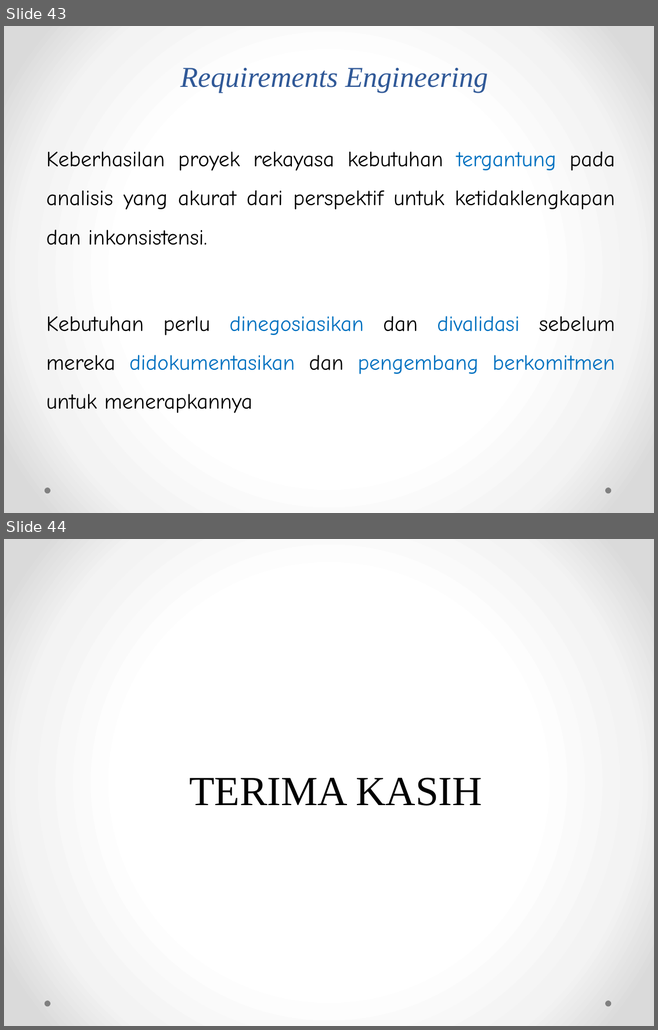
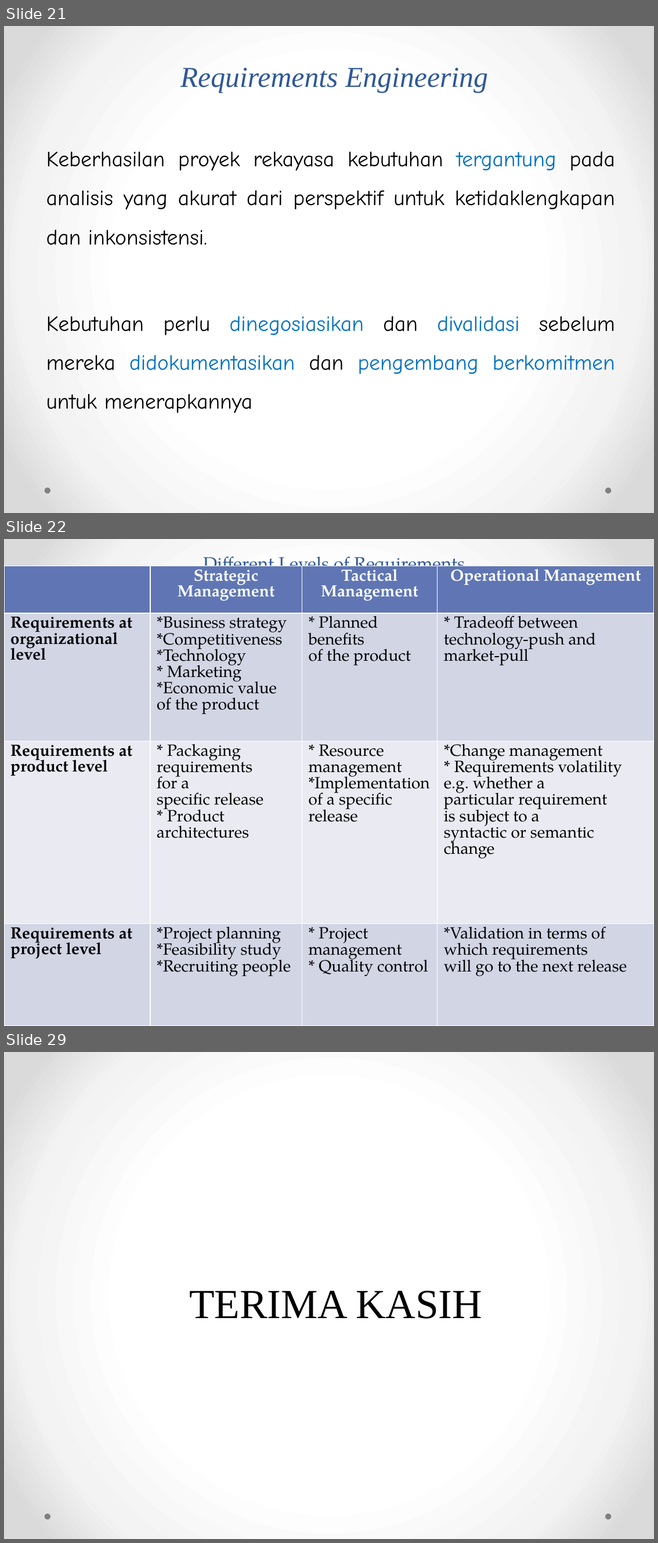
Before and after one commit to weztcy/Semester-6, a slide deck: Rekayasa Kebutuhan Perangkat Lunak - A11.4601/2. Requirements Classification - Software Requirement Engineering - Teknik Informatika S1.pptx. Shown one above the other, each under a label of ours: slides 43 and 44 before the commit, slides 21, 22 and 29 after it; the slides between them are not shown. The pictures are 658x1030 and 658x1543 pixels, drawn with LibreOffice and Linux fonts; fonts in the diff are those of the drawing. Boxes give left, top, right and bottom in pixels: in the first picture for what was removed or moved away, otherwise in the second. Text is boxed around its words. In the diff, an @@ line names an element or a change of style, - is before the commit and + after.

```diff
--- a/Rekayasa Kebutuhan Perangkat Lunak - A11.4601/2. Requirements Classification - Software Requirement Engineering - Teknik Informatika S1.pptx
+++ b/Rekayasa Kebutuhan Perangkat Lunak - A11.4601/2. Requirements Classification - Software Requirement Engineering - Teknik Informatika S1.pptx
@@ slide 22 added at [4,539,654,1026], background gradient #FFFFFF to #F4F4F4 to #DADADA; not listed: 2 template elements that a slide beside it also shows @@
@@ title added at [203,551,465,577], 20 pt, text #2F5897 @@
+Different Levels of Requirements
@@ table added at [4,566,653,1026], 4 rows, 4 columns @@
+ | Strategic Management | Tactical Management | Operational Management
+Requirements at / organizational / level | *Business strategy / *Competitiveness / *Technology / * Marketing / *Economic value / of the product | * Planned benefits / of the product | * Tradeoff between / technology-push and / market-pull
+Requirements at / product level | * Packaging requirements / for a / specific release / * Product architectures | * Resource management / *Implementation / of a specific release | *Change management / * Requirements volatility / e.g. whether a / particular requirement / is subject to a / syntactic or semantic / change
+Requirements at / project level | *Project planning / *Feasibility study / *Recruiting people | * Project management / * Quality control | *Validation in terms of / which requirements / will go to the next release
@@ what was slide 43 is now slide 21 @@
@@ what was slide 44 is now slide 29 @@
```
Also in this commit, not shown: 1 slide changed, 7 other slides added, 23 slides removed, 17 other files.
